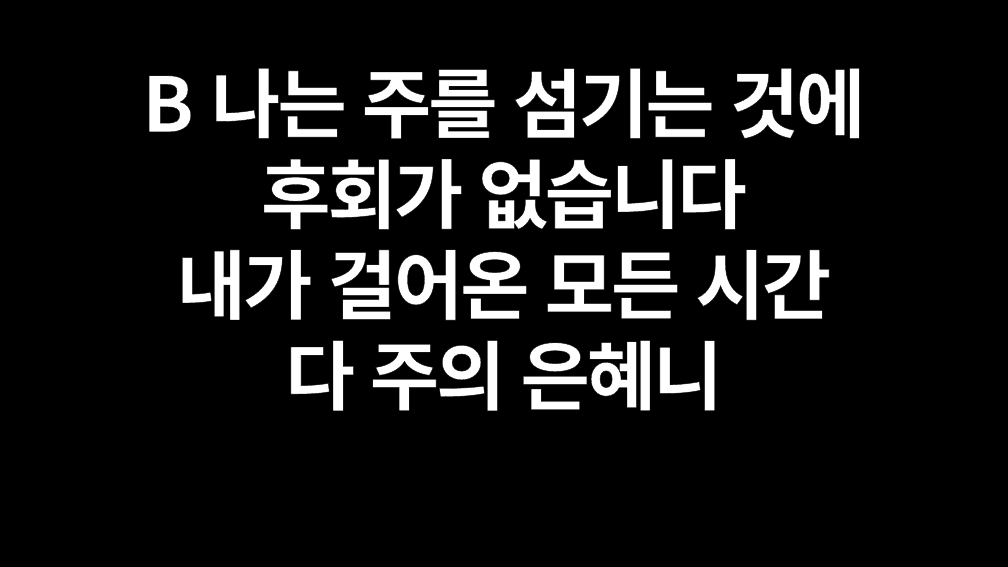
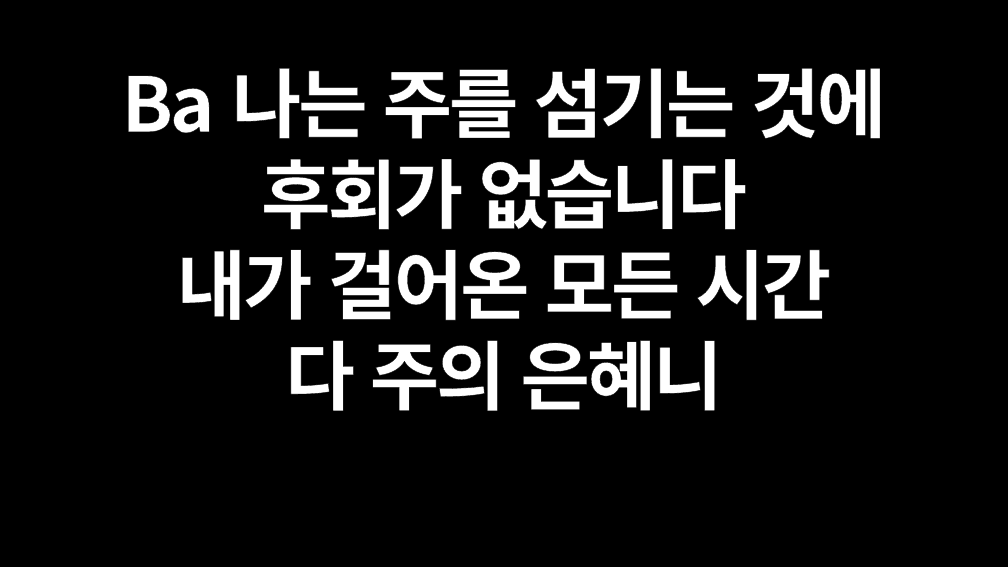
Before and after one commit to JohnHaan/lyrics-generator, a slide deck: slide 6 of songs/song-04/song.pptx. Drawn at 1008x567 pixels with LibreOffice and Linux fonts; fonts in the diff are those of the drawing. Boxes give left, top, right and bottom in pixels: in the first picture for what was removed or moved away, otherwise in the second. Text is boxed around its words. In the diff, an @@ line names an element or a change of style, - is before the commit and + after.

```diff
--- a/songs/song-04/song.pptx
+++ b/songs/song-04/song.pptx
@@ text at (122,68,886,139): text changed @@
-B 나는 주를 섬기는 것에
+Ba 나는 주를 섬기는 것에
```
Also in this commit, not shown: 6 other slides changed, 11 other files.
